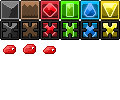
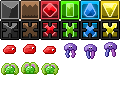
Comparing the layer stacks of the two 120×100 images. Changes:
added layer "Layer 7" in group "enemies" over (1, 42, 117, 75)
